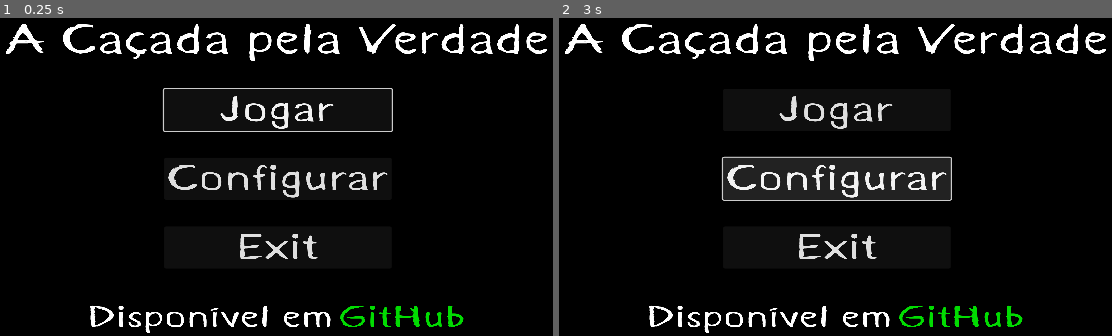
Above: before the commit, frames 1-2 (left to right).
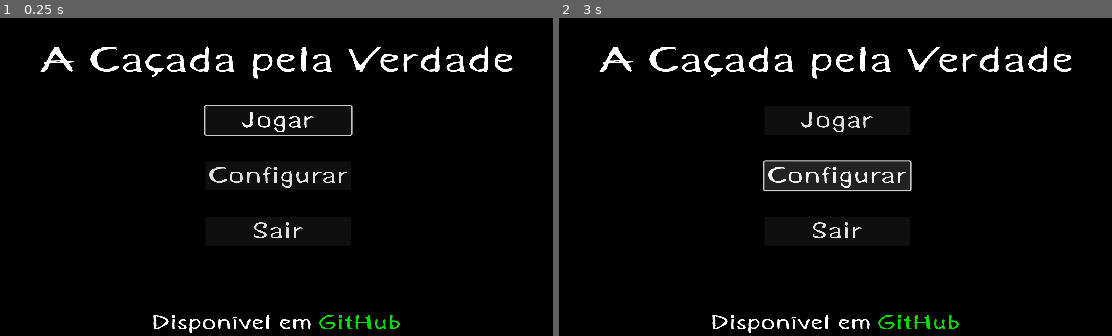
Above: after the commit, the same moments.

Repository: TechnoDark-ti/Projeto-CA-ADA-PELA-VERDADE
Game: Godot game, scene res://cenas/menu/menu_main.tscn
Two runs of this game, one before a commit and one after it. Both use one fixed random seed, a clock stepped at 60 frames per second and the inputs below. This scene is started directly instead of the project's main scene.
Inputs:
- Up to frame 1 (0.25 s): no input
- Up to frame 2 (3 s): click "Jogar" at 0.5 s; click "Jogar" at 1.25 s; click "GitHub" at 2 s; click "Configurar" at 2.75 s

The runs differ from the first frame. In frame 1, 8.6% of the frame differs, in the area x 1-99%, y 1-100%; in frame 2, 11%.

Commit message:
Update menu_main.tscn

Diff:
--- a/cenas/menu/menu_main.tscn
+++ b/cenas/menu/menu_main.tscn
@@ -42,7 +42,7 @@
 [node name="PlaceHolder" type="Label" parent="MadeBy"]
 layout_mode = 2
 theme_override_fonts/font = ExtResource("2_qesau")
-theme_override_font_sizes/font_size = 58
+theme_override_font_sizes/font_size = 38
 text = "Disponível em"
 
 [node name="TechnoDark-ti" type="Button" parent="MadeBy"]
@@ -50,7 +50,7 @@
 layout_mode = 2
 focus_mode = 0
 theme_override_fonts/font = ExtResource("2_qesau")
-theme_override_font_sizes/font_size = 58
+theme_override_font_sizes/font_size = 38
 text = "GitHub"
 flat = true
 
@@ -75,7 +75,7 @@
 layout_mode = 2
 size_flags_horizontal = 4
 theme_override_fonts/font = ExtResource("2_qesau")
-theme_override_font_sizes/font_size = 78
+theme_override_font_sizes/font_size = 68
 text = "A Caçada pela Verdade"
 horizontal_alignment = 1
 
@@ -96,18 +96,18 @@
 [node name="Play" type="Button" parent="MainContainer/HContainer/VContainer" groups=["button"]]
 layout_mode = 2
 theme_override_fonts/font = ExtResource("2_qesau")
-theme_override_font_sizes/font_size = 68
+theme_override_font_sizes/font_size = 43
 text = "Jogar"
 
 [node name="Configure" type="Button" parent="MainContainer/HContainer/VContainer" groups=["button"]]
 layout_mode = 2
 theme_override_fonts/font = ExtResource("2_qesau")
-theme_override_font_sizes/font_size = 68
+theme_override_font_sizes/font_size = 43
 text = "Configurar
 "
 
 [node name="Exit" type="Button" parent="MainContainer/HContainer/VContainer" groups=["button"]]
 layout_mode = 2
 theme_override_fonts/font = ExtResource("2_qesau")
-theme_override_font_sizes/font_size = 68
-text = "Exit"
+theme_override_font_sizes/font_size = 43
+text = "Sair"
Not shown: 1 places in cenas/menu/menu_main.tscn that only renumber resources
